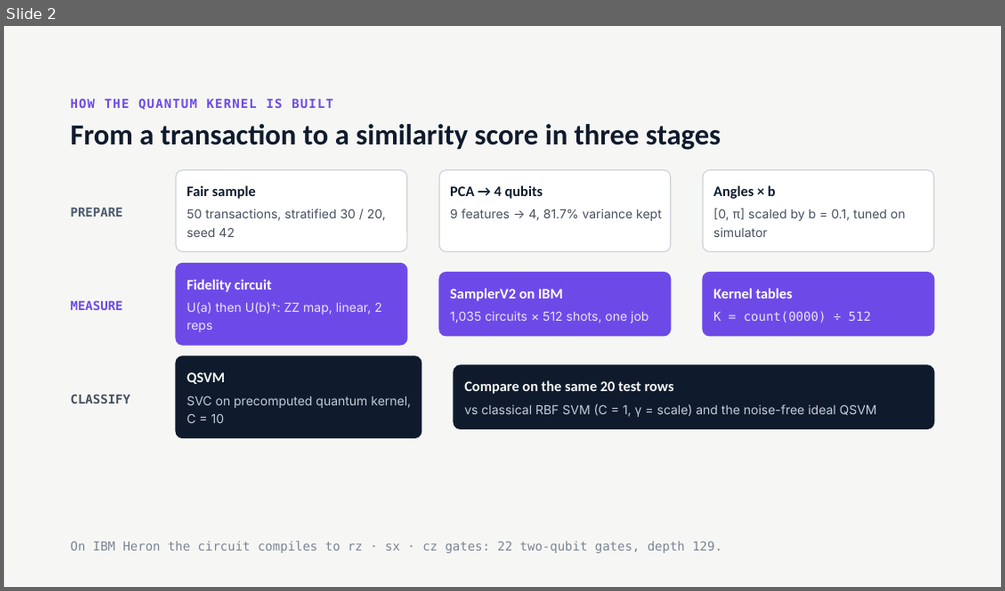
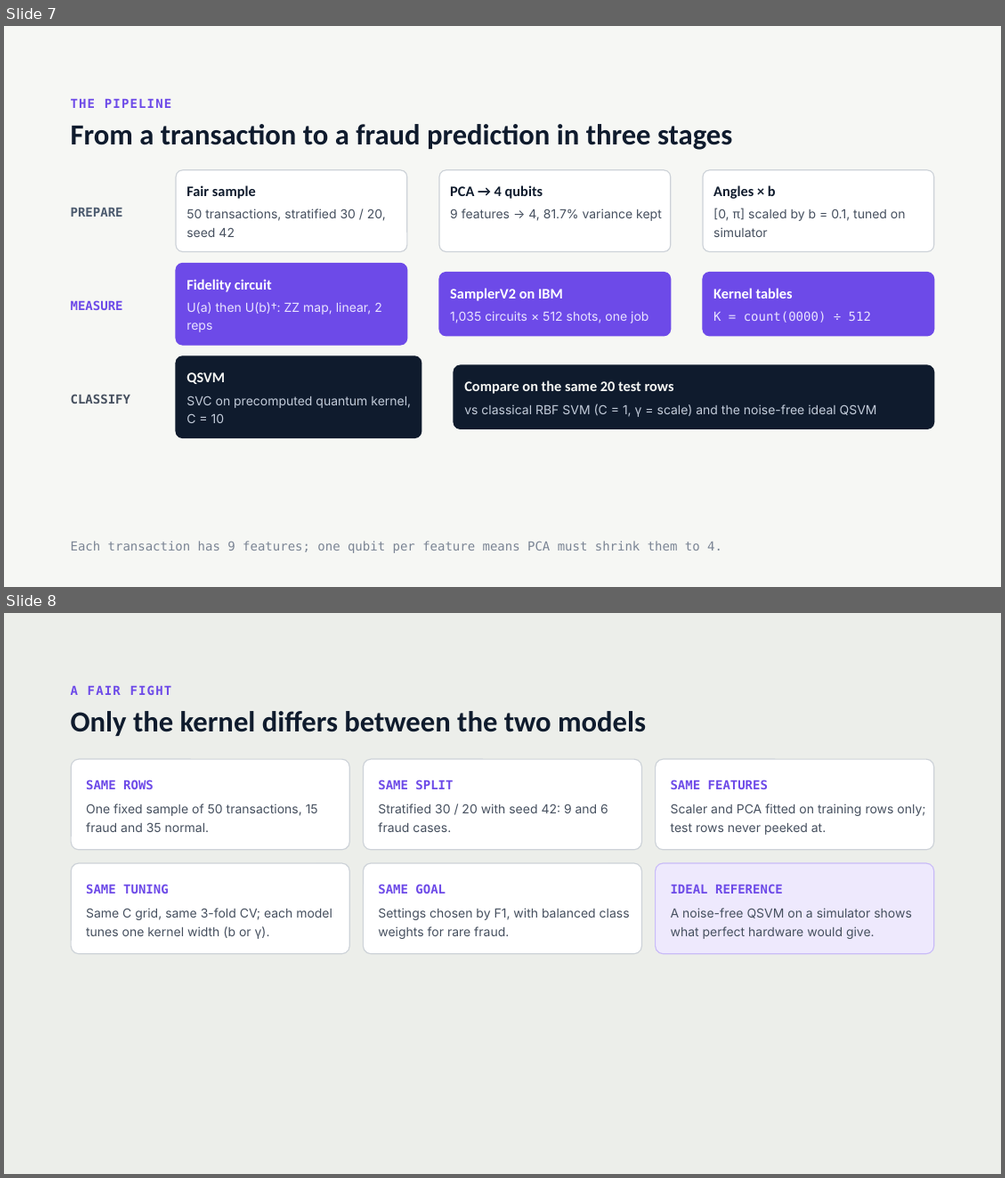
Before and after one commit to mhossain-ibm/Quantum-Heckathon-26-QMinds-QFDMF, a slide deck: QSVM Fraud Detection on IBM Quantum — Architecture-updated.pptx. Shown one above the other, each under a label of ours: slide 2 before the commit, slides 7 and 8 after it. The pictures are 1005x591 and 1005x1178 pixels, drawn with LibreOffice and Linux fonts; fonts in the diff are those of the drawing; background and template pictures are left out. Boxes give left, top, right and bottom in pixels: in the first picture for what was removed or moved away, otherwise in the second. Text is boxed around its words. In the diff, an @@ line names an element or a change of style, - is before the commit and + after.

```diff
--- a/QSVM Fraud Detection on IBM Quantum — Architecture-updated.pptx
+++ b/QSVM Fraud Detection on IBM Quantum — Architecture-updated.pptx
@@ slide 8 added at (x1=4, y1=613, x2=1001, y2=1174), background #ECEEEA @@
@@ text added at (x1=71, y1=685, x2=172, y2=695), 12 pt, text #6D4AE8, bold @@
+A FAIR FIGHT
@@ title added at (x1=71, y1=711, x2=646, y2=736), 28 pt, text #0F1B2D, bold @@
+Only the kernel differs between the two models
@@ rounded rectangle added at (x1=72, y1=759, x2=350, y2=850), fill #FFFFFF, outline #CDD2D8 1 pt @@
@@ rounded rectangle added at (x1=363, y1=759, x2=642, y2=850), fill #FFFFFF, outline #CDD2D8 1 pt @@
@@ rounded rectangle added at (x1=655, y1=759, x2=934, y2=850), fill #FFFFFF, outline #CDD2D8 1 pt @@
@@ text added at (x1=86, y1=779, x2=154, y2=789), 12 pt, text #6D4AE8, bold @@
+SAME ROWS
@@ text added at (x1=378, y1=779, x2=453, y2=789), 12 pt, text #6D4AE8, bold @@
+SAME SPLIT
@@ text added at (x1=671, y1=779, x2=768, y2=789), 12 pt, text #6D4AE8, bold @@
+SAME FEATURES
@@ text added at (x1=86, y1=803, x2=318, y2=832), 12 pt, text #46505F @@
+One fixed sample of 50 transactions, 15 fraud and 35 normal.
@@ text added at (x1=378, y1=803, x2=608, y2=832), 12 pt, text #46505F @@
+Stratified 30 / 20 with seed 42: 9 and 6 fraud cases.
@@ text added at (x1=671, y1=803, x2=925, y2=835), 12 pt, text #46505F @@
+Scaler and PCA fitted on training rows only; test rows never peeked at.
@@ rounded rectangle added at (x1=72, y1=863, x2=350, y2=954), fill #FFFFFF, outline #CDD2D8 1 pt @@
@@ rounded rectangle added at (x1=363, y1=863, x2=642, y2=954), fill #FFFFFF, outline #CDD2D8 1 pt @@
@@ rounded rectangle added at (x1=655, y1=863, x2=934, y2=954), fill #EEE9FD, outline #C9BBF8 1 pt @@
@@ text added at (x1=86, y1=884, x2=169, y2=893), 12 pt, text #6D4AE8, bold @@
+SAME TUNING
@@ text added at (x1=378, y1=884, x2=445, y2=893), 12 pt, text #6D4AE8, bold @@
+SAME GOAL
@@ text added at (x1=671, y1=884, x2=783, y2=893), 12 pt, text #6D4AE8, bold @@
+IDEAL REFERENCE
@@ text added at (x1=86, y1=908, x2=332, y2=939), 12 pt, text #46505F @@
+Same C grid, same 3-fold CV; each model tunes one kernel width (b or γ).
@@ text added at (x1=378, y1=908, x2=630, y2=939), 12 pt, text #46505F @@
+Settings chosen by F1, with balanced class weights for rare fraud.
@@ text added at (x1=671, y1=908, x2=912, y2=939), 12 pt, text #46505F @@
+A noise-free QSVM on a simulator shows what perfect hardware would give.
@@ what was slide 2 is now slide 7 @@
@@ slide 7 changed as well @@
@@ text at (x1=71, y1=99, x2=171, y2=108): text changed @@
-HOW THE QUANTUM KERNEL IS BUILT
+THE PIPELINE
@@ title at (x1=71, y1=124, x2=732, y2=150): text changed @@
-From a transaction to a similarity score in three stages
+From a transaction to a fraud prediction in three stages
@@ text at (x1=71, y1=540, x2=722, y2=553): text changed @@
-On IBM Heron the circuit compiles to rz · sx · cz gates: 22 two-qubit gates, depth 129.
+Each transaction has 9 features; one qubit per feature means PCA must shrink them to 4.
```
Also in this commit, not shown: 2 other slides changed, 7 other slides added.
